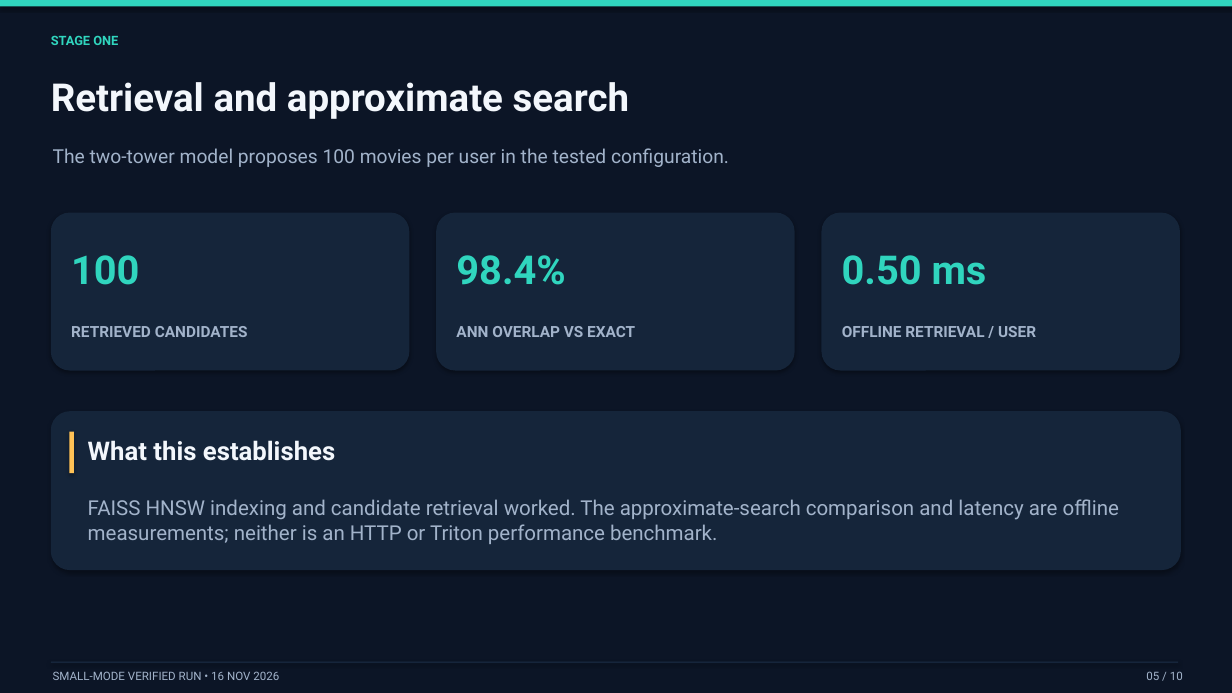
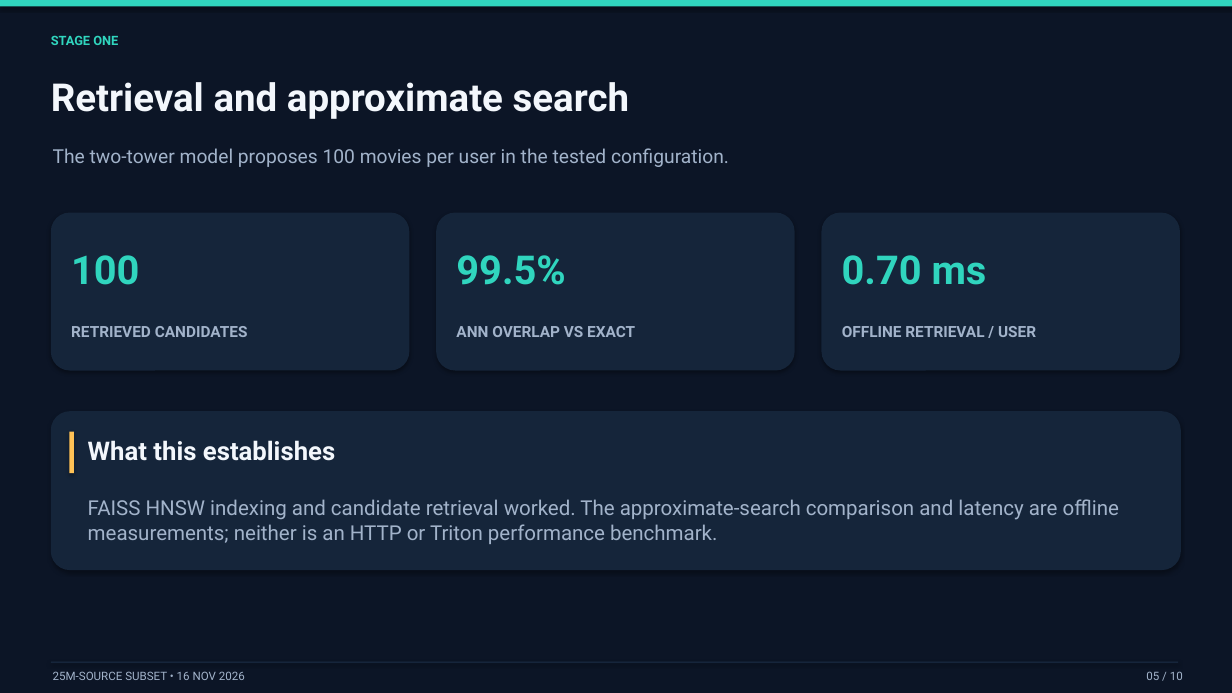
Before and after one commit to HarleetKaur/recsys-engine, a slide deck: slide 5 of docs/Recommendation_Engine_10min.pptx. Drawn at 1232x693 pixels with LibreOffice and Linux fonts; fonts in the diff are those of the drawing. Boxes give left, top, right and bottom in pixels: in the first picture for what was removed or moved away, otherwise in the second. Text is boxed around its words. In the diff, an @@ line names an element or a change of style, - is before the commit and + after.

Commit message:
Add MovieLens 25M subset results and final documentation

```diff
--- a/docs/Recommendation_Engine_10min.pptx
+++ b/docs/Recommendation_Engine_10min.pptx
@@ text at [456,255,565,285]: text changed @@
-98.4%
+99.5%
@@ text at [842,255,987,285]: text changed @@
-0.50 ms
+0.70 ms
@@ text at [53,671,245,680]: text changed @@
-SMALL-MODE VERIFIED RUN • 16 NOV 2026
+25M-SOURCE SUBSET • 16 NOV 2026
```
Also in this commit, not shown: 9 other slides changed, 14 other files.
